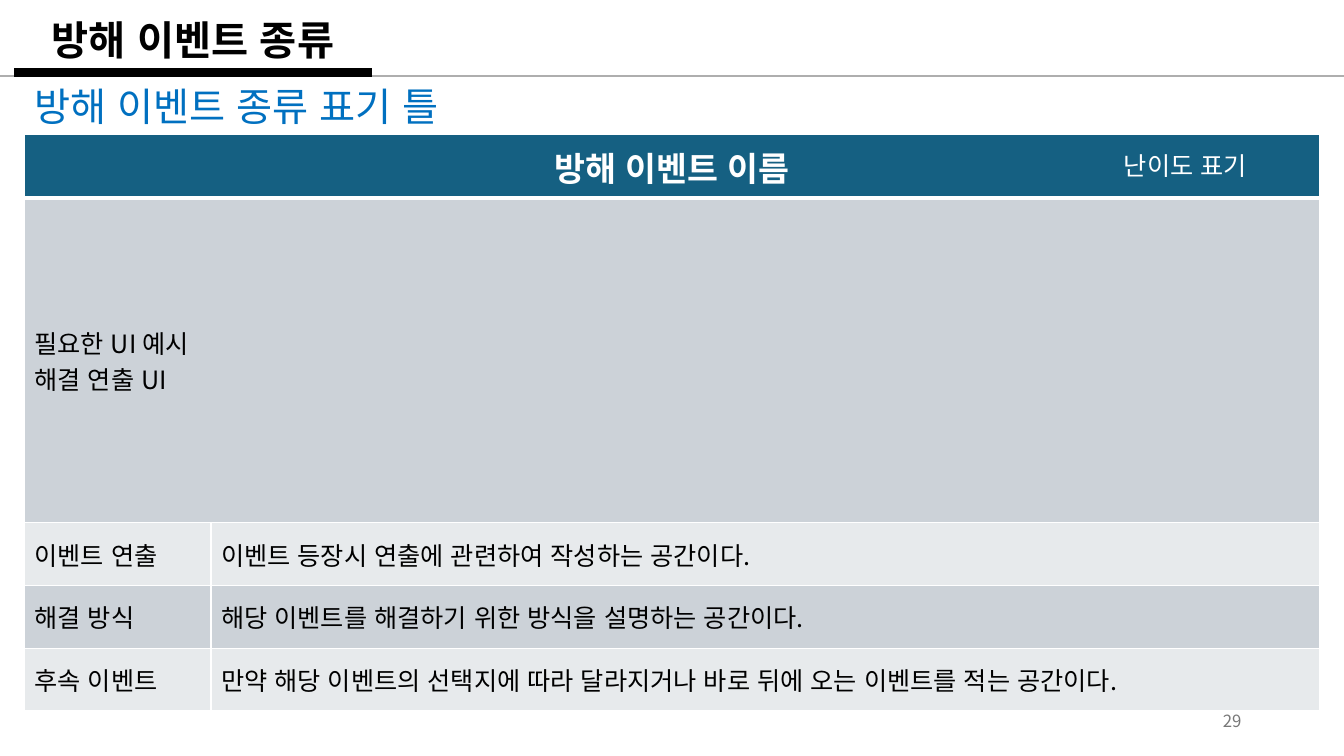
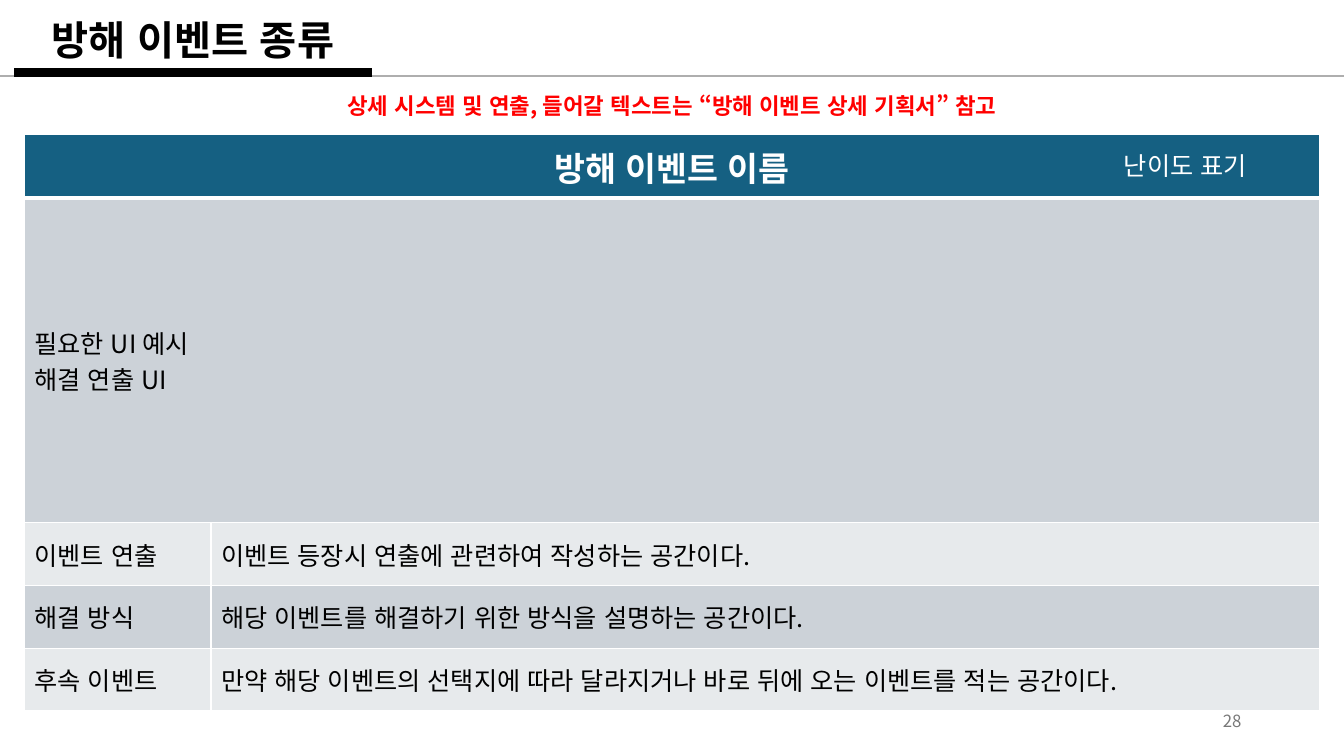
Before and after one commit to weariness00/Mandle_10Minute_Game, a slide deck: slide 28 of document/Please Leave me alone!.pptx (slide 29 before the commit). Drawn at 1344x756 pixels with LibreOffice and Linux fonts; fonts in the diff are those of the drawing. Boxes give left, top, right and bottom in pixels: in the first picture for what was removed or moved away, otherwise in the second. Text is boxed around its words. In the diff, an @@ line names an element or a change of style, - is before the commit and + after.

Commit message:
20250206_기획_update
- 데이터 테이블 데이터 입력
- 은행업무이벤트 순서도 추가

```diff
--- a/document/Please Leave me alone!.pptx
+++ b/document/Please Leave me alone!.pptx
@@ text removed at bbox=[34, 88, 438, 124] @@
-방해 이벤트 종류 표기 틀
@@ text added at bbox=[347, 94, 996, 119], 16 pt, text #FF0000, bold @@
+상세 시스템 및 연출, 들어갈 텍스트는 “방해 이벤트 상세 기획서” 참고
@@ page number at bbox=[1223, 714, 1242, 727]: text changed @@
-29
+28
```
Also in this commit, not shown: 1 other slide changed, 1 slide added, 1 slide removed, 2 other files.
